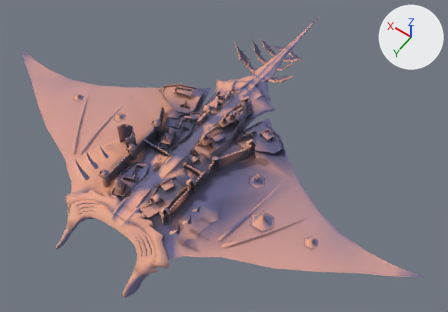
What one commit did to the glTF model Project/area/4 levitated ruin/act 1/environment/model/Rukh1.gltf.
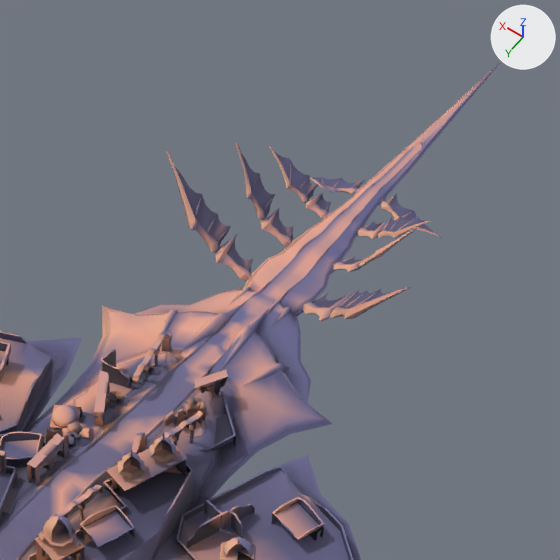
Each version is shown whole from a 50 mm camera at (-229.0, 455.0, 443.0) aimed at (-20.0, 162.0, -18.0), then close up on the part from 42% to 75% of the width and 0% to 47% of the height. The axes (+X, +Y, +Z) are drawn at upper right. The lights are the same throughout. Vertices at the same position are counted once.

Names of what the first close-up shows: 'Wings01Mesh', 'stg060_a01_Mesh_0001', 'stg060_a01_Mesh_0004.001', 'stg060_o01_Mesh_0001', 'stg060_o01_Mesh_0002', 'stg060_o01_Mesh_0004', 'stg060_o08_Mesh_0006', 'stg060_o08_Mesh_0010', 'stg060_o08_Mesh_0014', 'stg060_o08_Mesh_0024', 'stg060_o08_Mesh_0025', 'stg060_p01_Mesh_0003'.
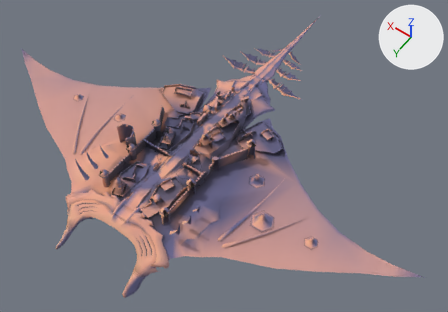
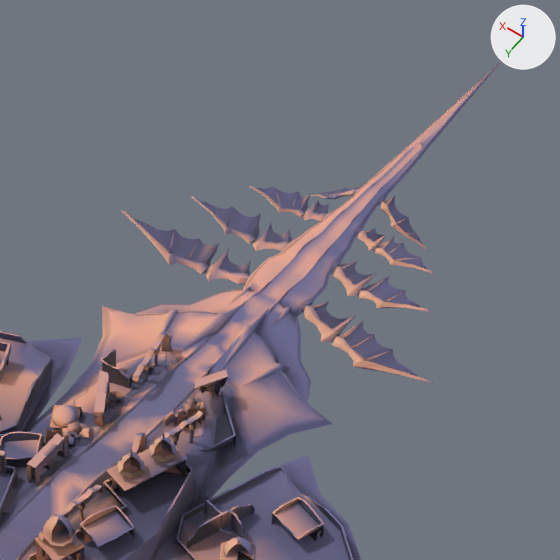
Patch to the scene script:
```diff
--- a/Project/area/4 levitated ruin/act 1/environment/model/Rukh1.gltf.py
+++ b/Project/area/4 levitated ruin/act 1/environment/model/Rukh1.gltf.py
@@ me_wings01mesh @@
-me_wings01mesh.from_pydata(...)  # 1628 vertices, 2348 faces; spans x -38.9..37.1, y 17.2..76.9, z -4.9..27.9
+me_wings01mesh.from_pydata(...)  # 1628 vertices, 2348 faces; spans x -48.4..47.9, y 17.4..77.7, z -10.7..6.0
+# me_wings01mesh part 1: the loose piece of 45 vertices spanning x -15.2..-6.2, y 45.5..56.2, z -0.2..6.3 is multiplied about its middle by the matrix ((0.757, 0.154, -0.635), (0.063, 0.95, 0.306), (0.651, -0.272, 0.709)), then moved by (-1.0, 0.7, -3.5)
+# me_wings01mesh part 2: the loose piece of 14 vertices spanning x -14.7..-6.9, y 46.3..53.6, z 0.3..5.5 is multiplied about its middle by the matrix ((0.757, 0.154, -0.635), (0.063, 0.95, 0.306), (0.651, -0.272, 0.709)), then moved by (-1.1, 0.7, -3.3)
+# me_wings01mesh part 3: the loose piece of 43 vertices spanning x -27.8..-14.3, y 48.1..55.1, z 5.3..23.0 is multiplied about its middle by the matrix ((0.757, 0.154, -0.635), (0.063, 0.95, 0.306), (0.651, -0.272, 0.709)), then moved by (-5.4, 3.4, -13.7)
+# me_wings01mesh part 4: the loose piece of 22 vertices spanning x -26.4..-14.9, y 44.5..53.6, z 5.8..21.1 is multiplied about its middle by the matrix ((0.757, 0.154, -0.635), (0.063, 0.95, 0.306), (0.651, -0.272, 0.709)), then moved by (-5.5, 3.3, -12.5)
+# me_wings01mesh part 5: the loose piece of 45 vertices spanning x 4.4..11.1, y 31.5..39.9, z -0.2..3.3 is multiplied about its middle by the matrix ((0.827, -0.114, 0.551), (0.001, 0.979, 0.202), (-0.563, -0.167, 0.81)), then moved by (0.4, 0.3, -2.0)
+# me_wings01mesh part 6: the loose piece of 13 vertices spanning x 5.1..10.5, y 31.9..37.8, z 0.3..2.9 is multiplied about its middle by the matrix ((0.827, -0.114, 0.551), (0.001, 0.979, 0.202), (-0.563, -0.167, 0.81)), then moved by (0.5, 0.4, -1.8)
+# me_wings01mesh part 7: the loose piece of 43 vertices spanning x 10.6..25.4, y 35.5..40.0, z 2.4..13.7 is multiplied about its middle by the matrix ((0.827, -0.114, 0.551), (0.001, 0.979, 0.202), (-0.563, -0.167, 0.81)), then moved by (2.0, 1.6, -9.3)
+# me_wings01mesh part 8: the loose piece of 24 vertices spanning x 10.9..24.1, y 31.3..38.9, z 3.1..12.8 is multiplied about its middle by the matrix ((0.827, -0.114, 0.551), (0.001, 0.979, 0.202), (-0.563, -0.167, 0.81)), then moved by (2.3, 1.7, -8.6)
+# me_wings01mesh part 9: the loose piece of 13 vertices spanning x 13.6..14.5, y 32.2..37.8, z 5.0..6.1 is multiplied about its middle by the matrix ((0.827, -0.114, 0.551), (0.001, 0.979, 0.202), (-0.563, -0.167, 0.81)), then moved by (1.6, 1.2, -6.1)
+# me_wings01mesh part 10: the loose piece of 13 vertices spanning x 15.7..19.8, y 33.7..38.9, z 6.7..10.0 is multiplied about its middle by the matrix ((0.827, -0.114, 0.551), (0.001, 0.979, 0.202), (-0.563, -0.167, 0.81)), then moved by (2.4, 1.7, -9.0)
+# me_wings01mesh part 11: the loose piece of 45 vertices spanning x -18.7..-7.8, y 61.2..74.8, z -0.8..6.3 is turned -44.9 degrees about the y axis through its middle, then moved by (-0.6, -0.1, -4.3)
+# me_wings01mesh part 12: the loose piece of 14 vertices spanning x -17.9..-8.9, y 62.5..70.9, z 0.1..5.6 is turned -44.9 degrees about the y axis through its middle, then moved by (-0.6, -0.1, -4.4)
+# me_wings01mesh part 13: 957 of 1628 vertices moved; they spanned x -25.3..37.1, y 17.2..75.1, z -4.9..27.9 and now span x -29.4..47.9, y 17.4..77.7, z -10.7..6.0; mean shift (1.1, 1.1, -5.5); largest move (37.1, 66.8, 27.9) -> (47.9, 72.3, 6.0)
+# me_wings01mesh part 14: 179 of the vertices in x -38.9..-9.4, y 61.9..76.9, z 0.3..25.9 are multiplied about their middle by the matrix ((0.708, -0.011, -0.706), (0.005, 1.0, -0.011), (0.706, 0.004, 0.708)), then moved by (-4.7, -0.2, -15.0)
 me_wings01mesh.materials.append(mat_wing)
```

Pixel boxes [x1, y1, x2, y2] of what changed, in the close-ups (560 x 560 px; the box of a moved part takes in the faces that stretch with it):
'Wings01Mesh', reshaped (14% wider, 12% taller)
    before: [166, 142, 441, 321]
    after: [121, 184, 434, 384]
part 1 of me_wings01mesh, moved or reshaped
    before: [333, 258, 366, 272]
    after: [333, 265, 377, 296]
part 2 of me_wings01mesh, moved or reshaped
    before: [343, 257, 365, 264]
    after: [339, 261, 373, 284]
part 3 of me_wings01mesh, moved or reshaped
    before: [359, 228, 417, 267]
    after: [359, 290, 431, 313]
part 4 of me_wings01mesh, moved or reshaped (not visible before)
    after: [363, 276, 422, 308]
part 5 of me_wings01mesh, moved or reshaped
    before: [306, 193, 329, 218]
    after: [303, 200, 327, 221]
part 6 of me_wings01mesh, moved or reshaped
    before: [316, 194, 331, 213]
    after: [313, 202, 329, 214]
part 7 of me_wings01mesh, moved or reshaped
    before: [269, 146, 309, 203]
    after: [249, 186, 305, 217]
part 8 of me_wings01mesh, moved or reshaped
    before: [275, 152, 319, 198]
    after: [257, 187, 311, 211]
part 9 of me_wings01mesh, moved or reshaped
    before: [299, 178, 308, 190]
    after: [291, 194, 298, 209]
part 10 of me_wings01mesh, moved or reshaped
    before: [289, 165, 292, 184]
    after: [274, 189, 282, 207]
part 11 of me_wings01mesh, moved or reshaped
    before: [303, 290, 354, 321]
    after: [303, 305, 355, 342]
part 12 of me_wings01mesh, moved or reshaped
    before: [313, 293, 345, 308]
    after: [311, 301, 348, 329]
part 13 of me_wings01mesh, moved or reshaped
    before: [166, 142, 441, 281]
    after: [121, 184, 434, 284]
part 14 of me_wings01mesh, moved or reshaped
    before: [312, 287, 411, 319]
    after: [314, 302, 433, 384]
